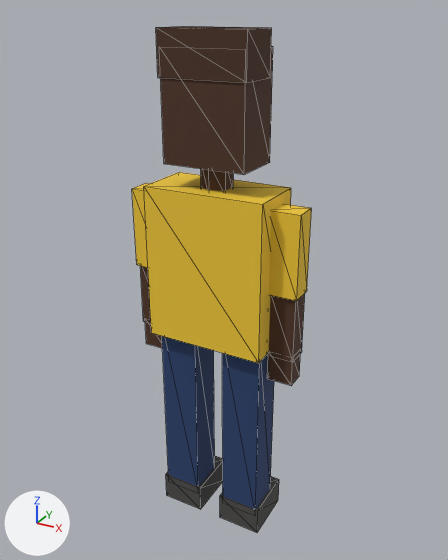
The glTF model assets/visitors/visitor_school_chaperone_16.glb as it was, and as the next commit left it.
Camera for both pictures: a 50 mm camera at (0.926, -1.651, 1.777) aimed at (-0.001, 0.035, 0.934). Lighting does not change. The marker at lower left points along +X, +Y and +Z. The older version comes first. Mesh edges are drawn as thin lines. Vertices at exactly the same position are counted once.

The scene before the commit, as lines of its bpy script (objects in view):
```python
me_sm_visitors_visitor_school_chaperone_16 = bpy.data.meshes.new('SM_visitors_visitor_school_chaperone_16')
me_sm_visitors_visitor_school_chaperone_16.from_pydata(...)  # 132 vertices, 200 faces; spans x -0.3..0.3, y -0.11..0.11, z 0.0..1.73
me_sm_visitors_visitor_school_chaperone_16.materials.append(mat_mat_palette)  # picture img_palette
ob_sm_visitors_visitor_school_chaperone_16 = bpy.data.objects.new('SM_visitors_visitor_school_chaperone_16', me_sm_visitors_visitor_school_chaperone_16)
ob_sm_visitors_visitor_school_chaperone_16.location = (0.0, 0.0, 0.0)
```
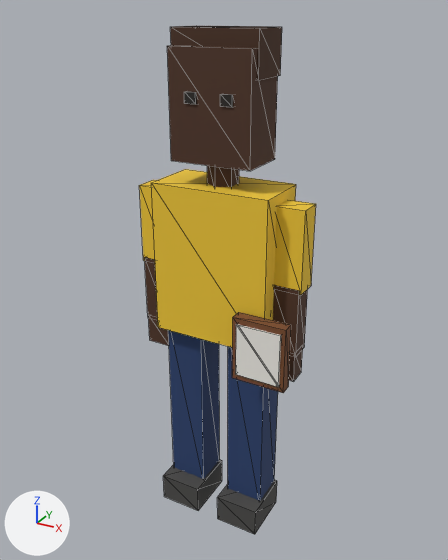
Where the change shows, as pixel boxes (x1, y1, x2, y2) in the pictures (448 x 560 px; the box of a moved part takes in the faces that stretch with it):
'SM_visitors_visitor_school_chaperone_16', reshaped
    before: (132, 26, 312, 533)
    after: (139, 26, 316, 534)
part 1 of me_sm_visitors_visitor_school_chaperone_16, moved or reshaped
    before: (220, 476, 279, 533)
    after: (217, 480, 277, 534)
part 2 of me_sm_visitors_visitor_school_chaperone_16, moved or reshaped
    before: (166, 456, 223, 509)
    after: (163, 459, 222, 511)
part 3 of me_sm_visitors_visitor_school_chaperone_16, moved or reshaped
    before: (222, 353, 274, 509)
    after: (228, 346, 278, 501)
part 4 of me_sm_visitors_visitor_school_chaperone_16, moved or reshaped
    before: (162, 336, 215, 486)
    after: (168, 330, 219, 479)
part 5 of me_sm_visitors_visitor_school_chaperone_16, moved or reshaped
    before: (144, 172, 291, 363)
    after: (151, 169, 296, 347)
part 6 of me_sm_visitors_visitor_school_chaperone_16, moved or reshaped
    before: (132, 183, 150, 267)
    after: (139, 180, 156, 261)
part 7 of me_sm_visitors_visitor_school_chaperone_16, moved or reshaped
    before: (140, 266, 151, 323)
    after: (145, 257, 158, 317)
part 8 of me_sm_visitors_visitor_school_chaperone_16, moved or reshaped
    before: (145, 322, 162, 348)
    after: (148, 315, 169, 346)
part 9 of me_sm_visitors_visitor_school_chaperone_16, moved or reshaped
    before: (269, 204, 312, 301)
    after: (274, 200, 316, 295)
part 10 of me_sm_visitors_visitor_school_chaperone_16, moved or reshaped
    before: (267, 293, 305, 362)
    after: (273, 285, 308, 357)
part 11 of me_sm_visitors_visitor_school_chaperone_16, moved or reshaped
    before: (267, 353, 301, 386)
    after: (289, 349, 303, 382)
part 12 of me_sm_visitors_visitor_school_chaperone_16, moved or reshaped
    before: (160, 46, 273, 175)
    after: (167, 45, 278, 171)
part 13 of me_sm_visitors_visitor_school_chaperone_16, moved or reshaped (not visible before)
    after: (220, 94, 233, 107)
part 14 of me_sm_visitors_visitor_school_chaperone_16, moved or reshaped (not visible before)
    after: (184, 91, 197, 104)
part 15 of me_sm_visitors_visitor_school_chaperone_16, moved or reshaped
    before: (156, 26, 272, 83)
    after: (170, 26, 282, 80)
part 16 of me_sm_visitors_visitor_school_chaperone_16, added (brown)
    after: (232, 312, 291, 393)
part 17 of me_sm_visitors_visitor_school_chaperone_16, added
    after: (236, 324, 281, 387)
part 18 of me_sm_visitors_visitor_school_chaperone_16, moved or reshaped
    before: (201, 169, 233, 191)
    after: (207, 165, 239, 187)

The change, as a diff of the scene's bpy script:
```diff
--- a/assets/visitors/visitor_school_chaperone_16.glb.py
+++ b/assets/visitors/visitor_school_chaperone_16.glb.py
@@ me_sm_visitors_visitor_school_chaperone_16 @@
-me_sm_visitors_visitor_school_chaperone_16.from_pydata(...)  # 132 vertices, 200 faces; spans x -0.3..0.3, y -0.11..0.11, z 0.0..1.73
+me_sm_visitors_visitor_school_chaperone_16.from_pydata(...)  # 148 vertices, 224 faces; spans x -0.3..0.3, y -0.14..0.14, z 0.0..1.73
+# me_sm_visitors_visitor_school_chaperone_16 part 1: the loose piece of 8 vertices spanning x 0.04..0.2, y -0.08..0.11, z 0.0..0.11 is moved by (0.0, -0.01, 0.0)
+# me_sm_visitors_visitor_school_chaperone_16 part 2: the loose piece of 8 vertices spanning x -0.2..-0.04, y -0.08..0.11, z 0.0..0.11 is moved by (0.0, -0.01, 0.0)
+# me_sm_visitors_visitor_school_chaperone_16 part 3: the loose piece of 8 vertices spanning x 0.05..0.19, y -0.07..0.05, z 0.07..0.77 is moved by (0.0, 0.05, 0.0)
+# me_sm_visitors_visitor_school_chaperone_16 part 4: the loose piece of 8 vertices spanning x -0.19..-0.05, y -0.07..0.05, z 0.07..0.77 is moved by (0.0, 0.05, 0.0)
+# me_sm_visitors_visitor_school_chaperone_16 part 5: the loose piece of 8 vertices spanning x -0.21..0.21, y -0.11..0.09, z 0.75..1.27 is moved by (0.0, 0.05, 0.0)
+# me_sm_visitors_visitor_school_chaperone_16 part 6: the loose piece of 8 vertices spanning x -0.3..-0.19, y -0.05..0.03, z 0.96..1.23 is moved by (0.0, 0.05, 0.0)
+# me_sm_visitors_visitor_school_chaperone_16 part 7: the loose piece of 8 vertices spanning x -0.29..-0.2, y -0.04..0.03, z 0.74..0.97 is moved by (0.0, 0.03, 0.0)
+# me_sm_visitors_visitor_school_chaperone_16 part 8: the loose piece of 8 vertices spanning x -0.29..-0.2, y -0.03..0.03, z 0.64..0.75 is moved by (0.0, 0.03, 0.0)
+# me_sm_visitors_visitor_school_chaperone_16 part 9: the loose piece of 8 vertices spanning x 0.19..0.3, y -0.05..0.03, z 0.96..1.23 is moved by (0.0, 0.05, 0.0)
+# me_sm_visitors_visitor_school_chaperone_16 part 10: the loose piece of 8 vertices spanning x 0.2..0.29, y -0.04..0.03, z 0.74..0.97 is moved by (0.0, 0.03, 0.0)
+# me_sm_visitors_visitor_school_chaperone_16 part 11: the loose piece of 8 vertices spanning x 0.2..0.29, y -0.03..0.03, z 0.64..0.75 is moved by (0.0, 0.03, 0.0)
+# me_sm_visitors_visitor_school_chaperone_16 part 12: the loose piece of 8 vertices spanning x -0.14..0.14, y -0.1..0.08, z 1.34..1.68 is moved by (0.0, 0.05, 0.0)
+# me_sm_visitors_visitor_school_chaperone_16 part 13: the loose piece of 8 vertices spanning x 0.04..0.08, y 0.06..0.08, z 1.52..1.55 is moved by (0.0, -0.12, 0.0)
+# me_sm_visitors_visitor_school_chaperone_16 part 14: the loose piece of 8 vertices spanning x -0.08..-0.04, y 0.06..0.08, z 1.52..1.55 is moved by (0.0, -0.12, 0.0)
+# me_sm_visitors_visitor_school_chaperone_16 part 15: the loose piece of 8 vertices spanning x -0.14..0.14, y -0.1..0.05, z 1.59..1.73 is moved by (0.0, 0.08, 0.0)
+# me_sm_visitors_visitor_school_chaperone_16 part 16: a new loose piece, a box spanning x 0.122..0.302, y -0.133..-0.093, z 0.679..0.899, in mat_mat_palette (picture img_palette)
+# me_sm_visitors_visitor_school_chaperone_16 part 17: a new loose piece, a box spanning x 0.137..0.287, y -0.138..-0.088, z 0.699..0.879, in mat_mat_palette (picture img_palette)
+# me_sm_visitors_visitor_school_chaperone_16 part 18
+# 10 vertices are removed from x -0.04..0.04, y -0.06..0.04, z 1.25..1.36
+# 20 faces are deleted
+# 5 vertices are added at (0.0, 0.09, 1.25), (0.04, 0.06, 1.25), (0.0, -0.01, 1.25), (-0.05, 0.01, 1.25), (-0.05, 0.06, 1.25)
+# 5 new vertices lie (0.0, 0.0, 0.11) away from vertices in x -0.05..0.04, y -0.01..0.09, z 1.25
+# 20 new faces join them
 me_sm_visitors_visitor_school_chaperone_16.materials.append(mat_mat_palette)
```
